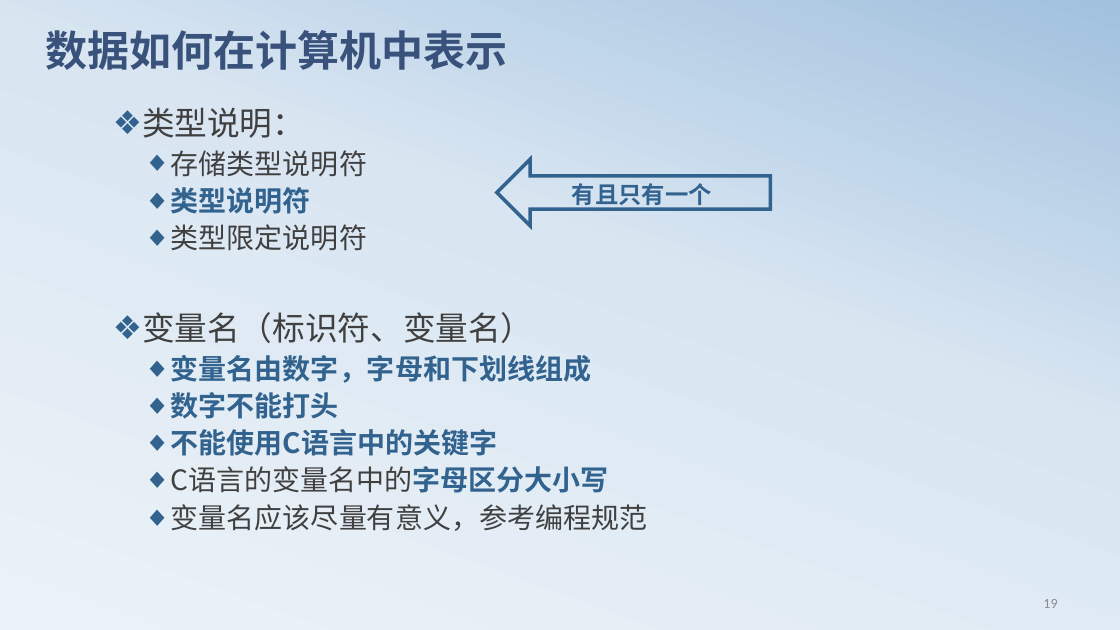
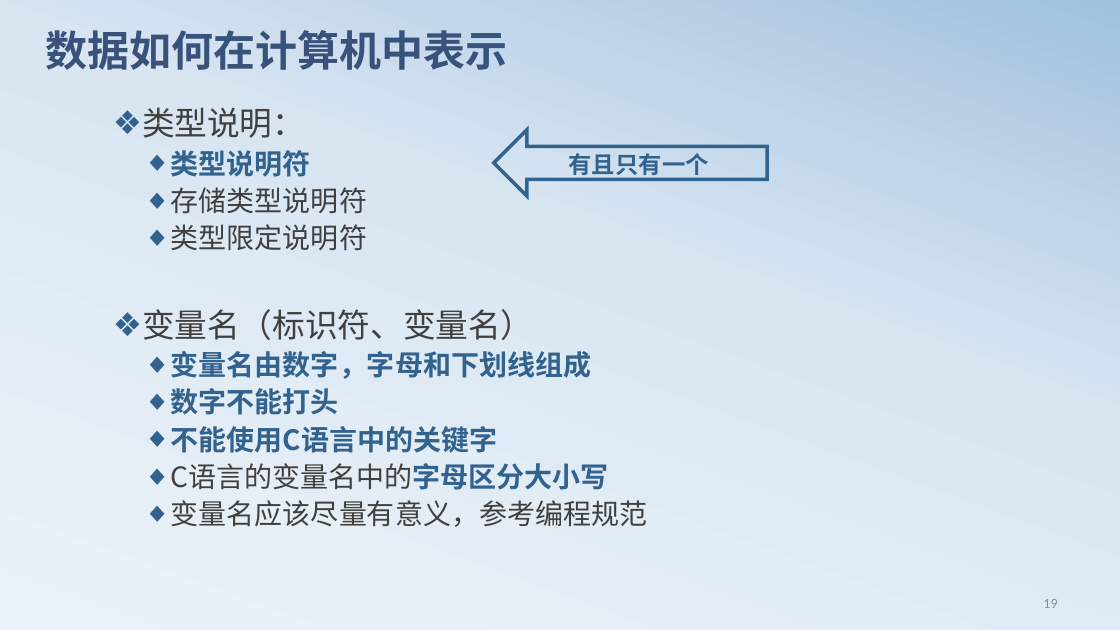
Before and after one commit to edu2act/course-C, a slide deck: slide 20 of materials/slides/chapt02.pptx. Drawn at 1120x630 pixels with LibreOffice and Linux fonts; fonts in the diff are those of the drawing. Boxes give left, top, right and bottom in pixels: in the first picture for what was removed or moved away, otherwise in the second. Text is boxed around its words. In the diff, an @@ line names an element or a change of style, - is before the commit and + after.

```diff
--- a/materials/slides/chapt02.pptx
+++ b/materials/slides/chapt02.pptx
@@ right arrow "有且只有一个" moved from (x1=497, y1=160, x2=770, y2=226) to (x1=494, y1=130, x2=767, y2=197) @@
@@ text at (x1=171, y1=150, x2=311, y2=177): paragraph added @@
+  ◆ 类型说明符
@@ text at (x1=171, y1=187, x2=311, y2=214): paragraph removed @@
-  ◆ 类型说明符
```
Also in this commit, not shown: 26 other slides changed, 5 other files.
